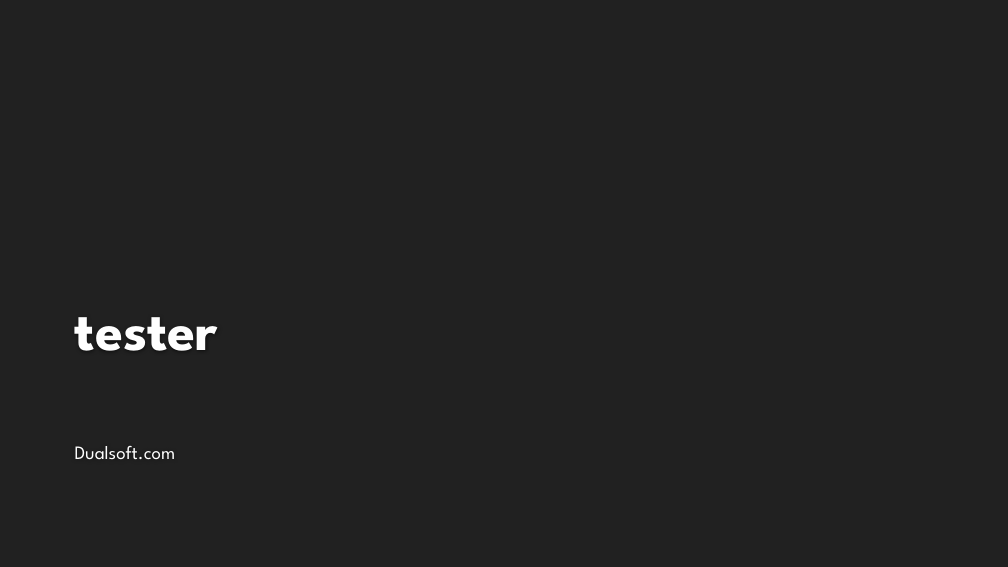
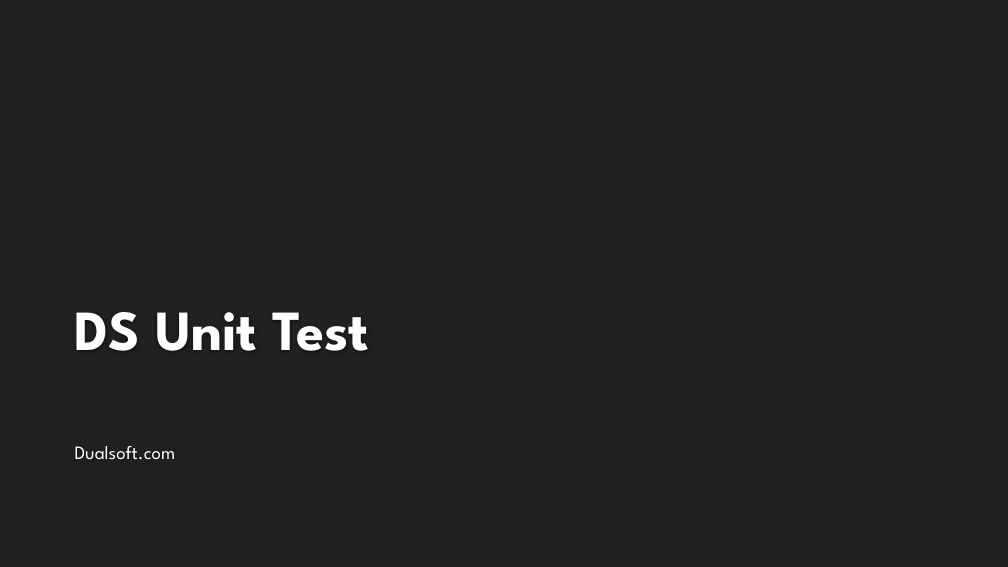
Before and after one commit to DualsoftDev/ds, a slide deck: slide 1 of DsDotNet/src/UnitTest/UnitTest.Model/ImportOfficeExample/Sample/Lib/tester.pptx. Drawn at 1008x567 pixels with LibreOffice and Linux fonts; fonts in the diff are those of the drawing; background and template pictures are left out. Boxes give left, top, right and bottom in pixels: in the first picture for what was removed or moved away, otherwise in the second. Text is boxed around its words. In the diff, an @@ line names an element or a change of style, - is before the commit and + after.

```diff
--- a/DsDotNet/src/UnitTest/UnitTest.Model/ImportOfficeExample/Sample/Lib/tester.pptx
+++ b/DsDotNet/src/UnitTest/UnitTest.Model/ImportOfficeExample/Sample/Lib/tester.pptx
@@ title at bbox=[75, 312, 369, 351]: text changed @@
-tester
+DS Unit Test
```
Also in this commit, not shown: 24 other files.
